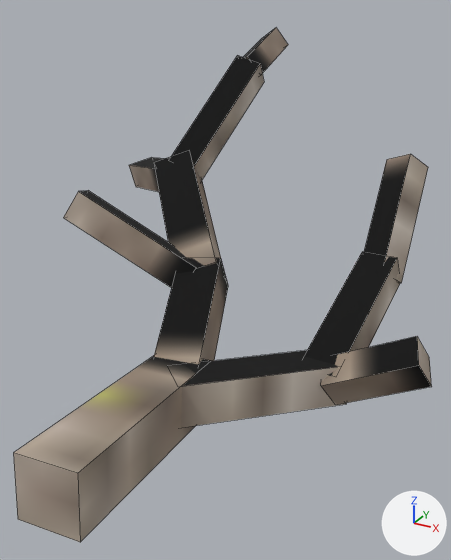
Two versions of the OBJ model assets/mcme/models/block/ash_twig_branch_up_3.obj, one commit apart.
Before and after are seen from a 50 mm camera at (1.66, -2.52, 1.34) aimed at (0.43, -0.28, 0.22). The lights are fixed; the arrows at lower right show +X, +Y and +Z. Mesh edges are drawn as thin lines. Where no turn or scale is listed for an object, it has been applied to the vertices.
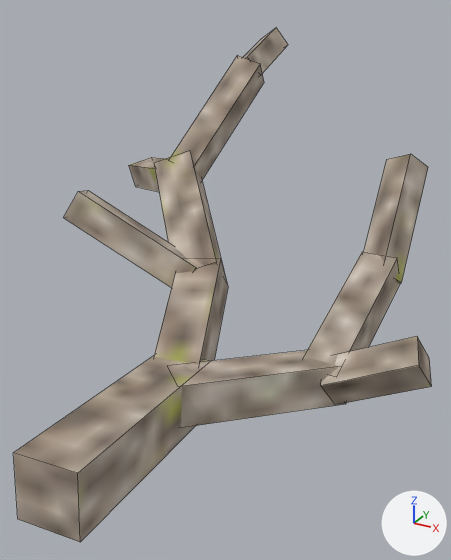
Where the change shows, as pixel boxes (x1, y1, x2, y2) in the pictures (451 x 560 px):
part 1 of me_cube, surface changed
    both: (154, 151, 222, 266)
part 2 of me_cube_001, surface changed
    both: (129, 157, 164, 192)
part 3 of me_cube_002, surface changed
    both: (181, 350, 346, 428)
part 4 of me_cube_003, surface changed
    both: (170, 55, 264, 180)
part 5 of me_cube_004, surface changed
    both: (304, 252, 400, 376)
part 6 of me_cube_005, surface changed
    both: (364, 156, 421, 283)
part 7 of me_cube_006, surface changed
    both: (14, 356, 210, 542)
part 8 of me_cube_007, surface changed
    both: (154, 258, 228, 364)
part 9 of me_cube_008, surface changed
    both: (64, 190, 196, 287)
part 10 of me_cube_009, surface changed
    both: (321, 336, 431, 404)
part 11 of me_cube_010, surface changed
    both: (244, 28, 288, 76)

The change, as a diff of the scene's bpy script:
```diff
--- a/assets/mcme/models/block/ash_twig_branch_up_3.obj.py
+++ b/assets/mcme/models/block/ash_twig_branch_up_3.obj.py
@@ me_cube @@
 me_cube.from_pydata(...)  # 8 vertices, 6 faces; spans x -0.259..0.349, y -0.324..0.38, z 0.049..0.644
+# me_cube part 1: 6 kept faces spanning x -0.259..0.349, y -0.324..0.38, z 0.049..0.644 get new texture (UV) coordinates
 me_cube.materials.append(mat_m_3722afce_2475_6df4_1e92_dcadf5eef328)
@@ me_cube_001 @@
 me_cube_001.from_pydata(...)  # 8 vertices, 6 faces; spans x -0.657..-0.108, y 0.176..0.613, z 0.325..0.575
+# me_cube_001 part 2: 6 kept faces spanning x -0.657..-0.108, y 0.176..0.613, z 0.325..0.575 get new texture (UV) coordinates
 me_cube_001.materials.append(mat_m_3722afce_2475_6df4_1e92_dcadf5eef328)
@@ me_cube_002 @@
 me_cube_002.from_pydata(...)  # 8 vertices, 6 faces; spans x 0.412..1.048, y -0.889..-0.221, z -0.198..0.037
+# me_cube_002 part 3: 6 kept faces spanning x 0.412..1.048, y -0.889..-0.221, z -0.198..0.037 get new texture (UV) coordinates
 me_cube_002.materials.append(mat_m_3722afce_2475_6df4_1e92_dcadf5eef328)
@@ me_cube_003 @@
 me_cube_003.from_pydata(...)  # 8 vertices, 6 faces; spans x -0.203..0.103, y 0.191..0.81, z 0.447..1.088
+# me_cube_003 part 4: 6 kept faces spanning x -0.203..0.103, y 0.191..0.81, z 0.447..1.088 get new texture (UV) coordinates
 me_cube_003.materials.append(mat_m_3722afce_2475_6df4_1e92_dcadf5eef328)
@@ me_cube_004 @@
 me_cube_004.from_pydata(...)  # 8 vertices, 6 faces; spans x 0.843..1.074, y -0.427..0.283, z -0.186..0.281
+# me_cube_004 part 5: 5 kept faces spanning x 0.843..1.074, y -0.427..0.283, z -0.186..0.281 get new texture (UV) coordinates
 me_cube_004.materials.append(mat_m_3722afce_2475_6df4_1e92_dcadf5eef328)
@@ me_cube_005 @@
 me_cube_005.from_pydata(...)  # 8 vertices, 6 faces; spans x 0.871..1.088, y 0.128..0.661, z 0.1..0.69
+# me_cube_005 part 6: 6 kept faces spanning x 0.871..1.088, y 0.128..0.661, z 0.1..0.69 get new texture (UV) coordinates
 me_cube_005.materials.append(mat_m_3722afce_2475_6df4_1e92_dcadf5eef328)
@@ me_cube_006 @@
 me_cube_006.from_pydata(...)  # 8 vertices, 6 faces; spans x 0.306..0.617, y -1.536..-0.602, z -0.231..0.121
+# me_cube_006 part 7: 6 kept faces spanning x 0.306..0.617, y -1.536..-0.602, z -0.231..0.121 get new texture (UV) coordinates
 me_cube_006.materials.append(mat_m_3722afce_2475_6df4_1e92_dcadf5eef328)
@@ me_cube_007 @@
 me_cube_007.from_pydata(...)  # 8 vertices, 6 faces; spans x 0.148..0.541, y -0.797..-0.094, z -0.232..0.279
+# me_cube_007 part 8: 6 kept faces spanning x 0.148..0.541, y -0.797..-0.094, z -0.232..0.279 get new texture (UV) coordinates
 me_cube_007.materials.append(mat_m_3722afce_2475_6df4_1e92_dcadf5eef328)
@@ me_cube_008 @@
 me_cube_008.from_pydata(...)  # 8 vertices, 6 faces; spans x -0.367..0.276, y -0.472..-0.161, z 0.099..0.565
+# me_cube_008 part 9: 6 kept faces spanning x -0.367..0.276, y -0.472..-0.161, z 0.099..0.565 get new texture (UV) coordinates
 me_cube_008.materials.append(mat_m_3722afce_2475_6df4_1e92_dcadf5eef328)
@@ me_cube_009 @@
 me_cube_009.from_pydata(...)  # 8 vertices, 6 faces; spans x 0.92..1.368, y -0.463..-0.225, z -0.177..0.164
+# me_cube_009 part 10: 5 kept faces spanning x 0.92..1.368, y -0.463..-0.225, z -0.177..0.164 get new texture (UV) coordinates
 me_cube_009.materials.append(mat_m_3722afce_2475_6df4_1e92_dcadf5eef328)
@@ me_cube_010 @@
 me_cube_010.from_pydata(...)  # 8 vertices, 6 faces; spans x -0.107..0.09, y 0.698..1.173, z 0.92..1.22
+# me_cube_010 part 11: 6 kept faces spanning x -0.107..0.09, y 0.698..1.173, z 0.92..1.22 get new texture (UV) coordinates
 me_cube_010.materials.append(mat_m_3722afce_2475_6df4_1e92_dcadf5eef328)
```
